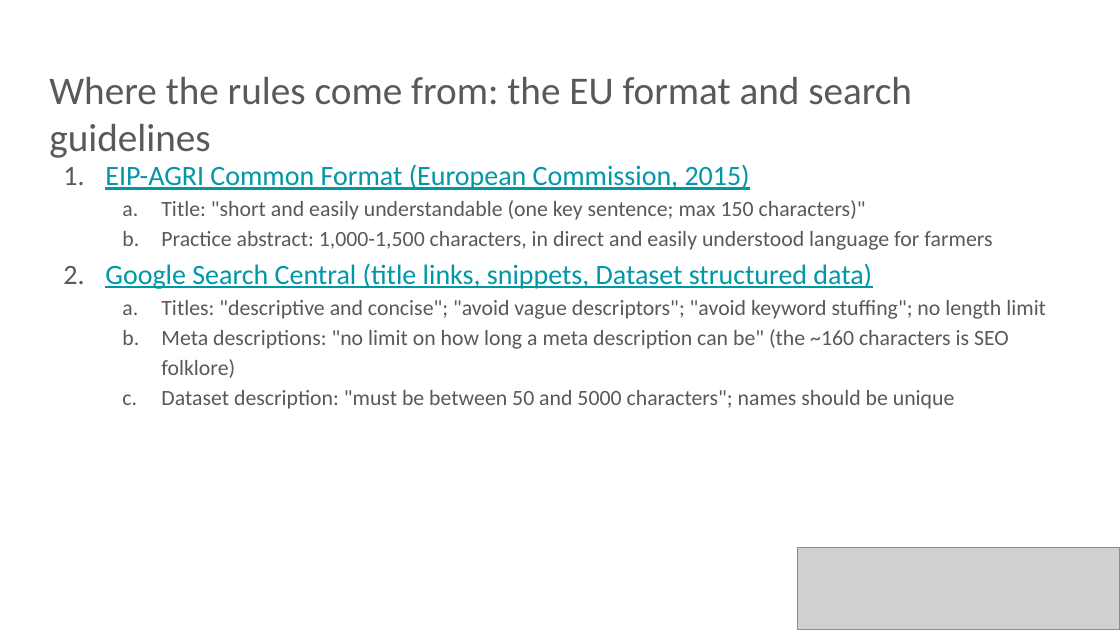
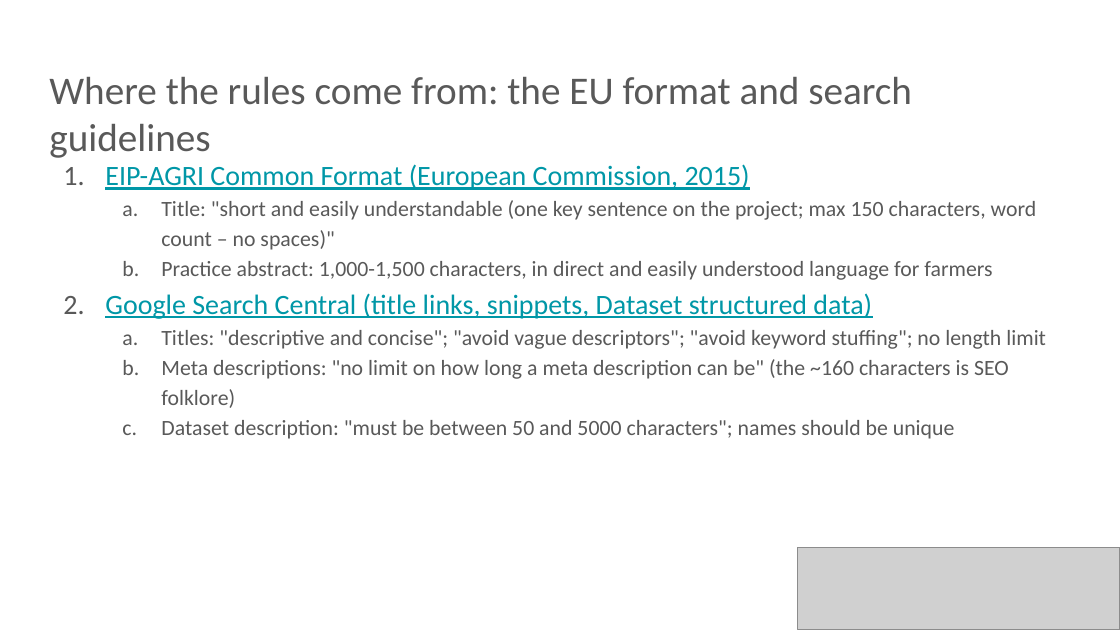
Before and after one commit to pranavnbapat/euf_ko_quality_assessor, a slide deck: slide 31 of assess_ko_quality/docs/EUF KO Quality.pptx. Drawn at 1120x630 pixels with LibreOffice and Linux fonts; fonts in the diff are those of the drawing; grey boxes stand for pictures. Boxes give left, top, right and bottom in pixels: in the first picture for what was removed or moved away, otherwise in the second. Text is boxed around its words. In the diff, an @@ line names an element or a change of style, - is before the commit and + after.

```diff
--- a/assess_ko_quality/docs/EUF KO Quality.pptx
+++ b/assess_ko_quality/docs/EUF KO Quality.pptx
@@ text at [161, 200, 1037, 250]: text changed @@
-  a. Title: "short and easily understandable (one key sentence; max 150 characters)"
+  a. Title: "short and easily understandable (one key sentence on the project; max 150 characters, word count – no spaces)"
```
Also in this commit, not shown: 3 other slides changed, 43 other files.
